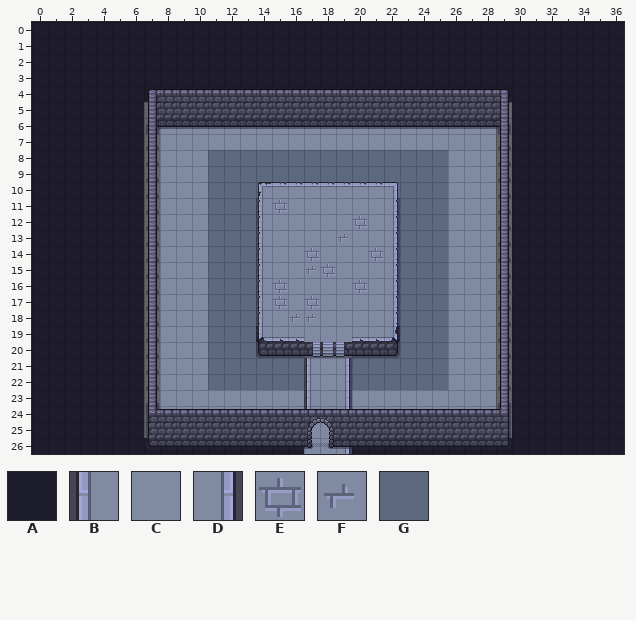
One commit to this Tiled map: assets/maps/Tiled_files/Bossfight.tmx. This is how it looked before the edit.
Cells are 16x16 px. Shown: x 0..36, y 0..26.
Key: from "walls_floor": A 36, B 137, C 138, D 139, E 228, F 246, G 250.
_ is an empty cell, # one hidden under a higher layer.
Layers that did not change in this view are not listed.
Layer "lowest" before, first column x 0:
 0 AAAAAAAAAAAAAAAAAAAAAAAAAAAAAAAAAAAAA
 1 AAAAAAAAAAAAAAAAAAAAAAAAAAAAAAAAAAAAA
 2 AAAAAAAAAAAAAAAAAAAAAAAAAAAAAAAAAAAAA
 3 AAAAAAAAAAAAAAAAAAAAAAAAAAAAAAAAAAAAA
 4 AAAAAAAAAAAAAAAAAAAAAAAAAAAAAAAAAAAAA
 5 AAAAAAA_______________________AAAAAAA
 6 AAAAAAA_CCCCCCCCCCCCCCCCCCCCC_AAAAAAA
 7 AAAAAAA_CCCCCCCCCCCCCCCCCCCCC_AAAAAAA
 8 AAAAAAA_CCCGGGGGGGGGGGGGGGCCC_AAAAAAA
 9 AAAAAAA_CCCGGGGGGGGGGGGGGGCCC_AAAAAAA
10 AAAAAAA_CCCGGGGGGGGGGGGGGGCCC_AAAAAAA
11 AAAAAAA_CCCGGGGECCCCCCGGGGCCC_AAAAAAA
12 AAAAAAA_CCCGGGGCCCCCECGGGGCCC_AAAAAAA
13 AAAAAAA_CCCGGGGCCCCFCCGGGGCCC_AAAAAAA
14 AAAAAAA_CCCGGGGCCECCCEGGGGCCC_AAAAAAA
15 AAAAAAA_CCCGGGGCCFECCCGGGGCCC_AAAAAAA
16 AAAAAAA_CCCGGGGECCCCECGGGGCCC_AAAAAAA
17 AAAAAAA_CCCGGGGECECCCCGGGGCCC_AAAAAAA
18 AAAAAAA_CCCGGGGCFFCCCCGGGGCCC_AAAAAAA
19 AAAAAAA_CCCGGGG__CCC___GGGCCC_AAAAAAA
20 AAAAAAA_CCCGGGGGGCCCGGGGGGCCC_AAAAAAA
21 AAAAAAA_CCCGGGGGGBCDGGGGGGCCC_AAAAAAA
22 AAAAAAA_CCCGGGGGGBCDGGGGGGCCC_AAAAAAA
23 AAAAAAA_CCCCCCCCCBCDCCCCCCCCC_AAAAAAA
24 AAAAAAA_CCCCCCCCCBCDCCCCCCCCC_AAAAAAA
25 AAAAAAA__________BC#__________AAAAAAA
26 AAAAAAAAAAAAAAAAACCDAAAAAAAAAAAAAAAAA
And afterwards:
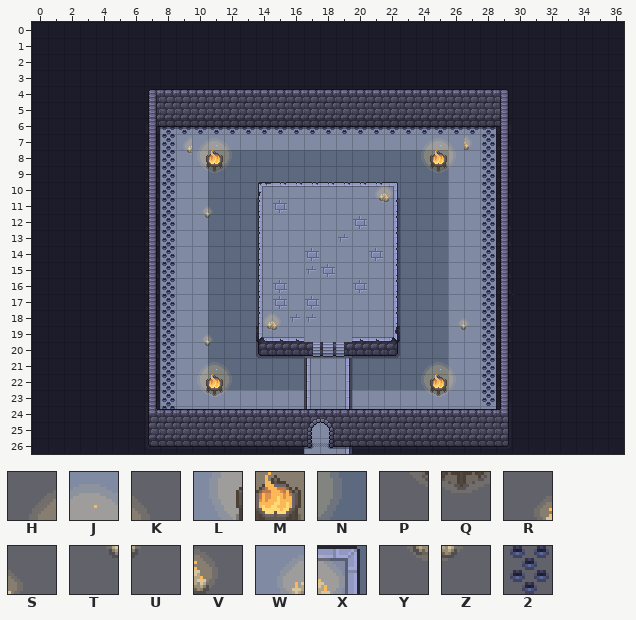
Further tiles: from "fire_animation": H 8, J 9, K 10, L 19, M 20, N 21, P 30, Q 31; from "fire_animation2": R 4, S 5, T 10, U 11, V 13, W 24, X 25, Y 30, Z 31; from "trap_animation": 2 40.
Tiles of an added or newly shown layer are drawn over the layers below it.
See-through tiles are keyed as they look on the map.
The exact change:
Changed rows in their new state; . is an unchanged cell.
Layer "lowest":
first column x 7:
 5 A.....................A
 6 A.....................A
 7 A.....................A
 8 A.....................A
 9 A.....................A
10 A.....................A
11 A.....................A
12 A.....................A
13 A.....................A
14 A.....................A
15 A.....................A
16 A.....................A
17 A.....................A
18 A.....................A
19 A.....................A
20 A.....................A
21 A.....................A
22 A.....................A
23 A.....................A
24 A.....................A
25 A.....................A
Layer "traps" (added):
first column x 8:
 6 222222222222222222222
 7 2...................2
 8 2...................2
 9 2...................2
10 2...................2
11 2...................2
12 2...................2
13 2...................2
14 2...................2
15 2...................2
16 2...................2
17 2...................2
18 2...................2
19 2...................2
20 2...................2
21 2...................2
22 2...................2
23 2...................2
24 2....................
Layer "objects" (added):
first column x 9:
 7 WHJK...........HJKV
 8 YLMN...........LMN.
 9 .PQ............PQ..
10 ............WX.....
11 .RS.........YZ.....
12 .TU................
first column x 10:
18 ....WX..........RS
19 RS..YZ..........TU
20 TU................
21 HJK...........HJK.
22 LMN...........LMN.
23 PQ............PQ..
